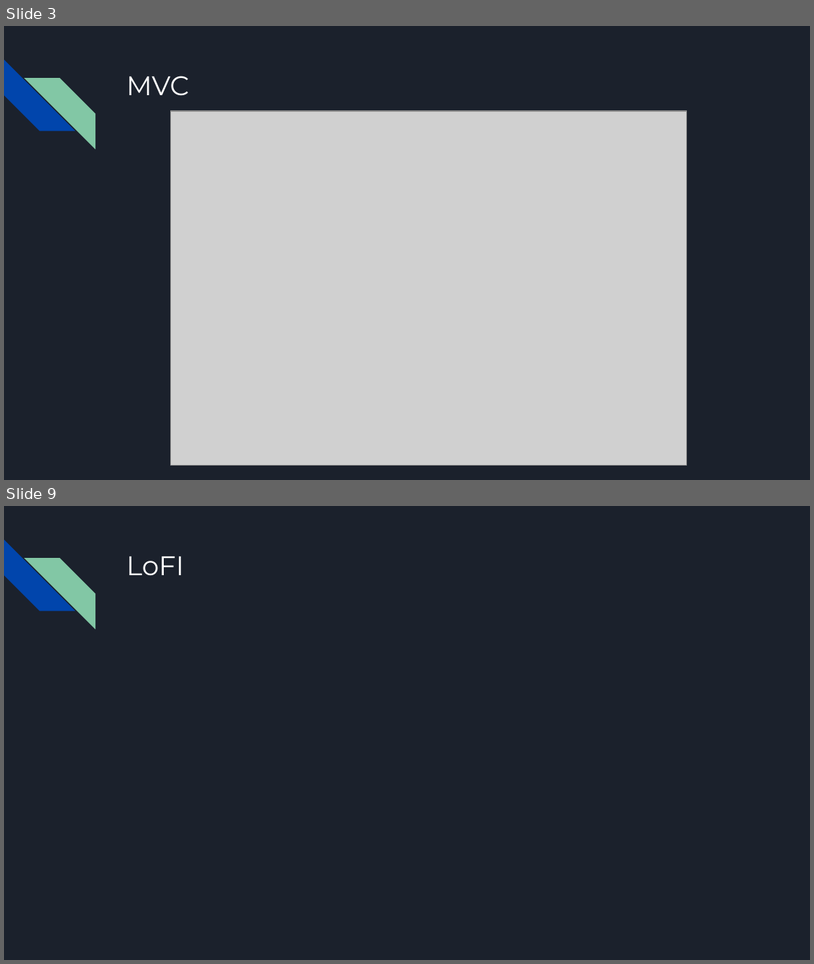
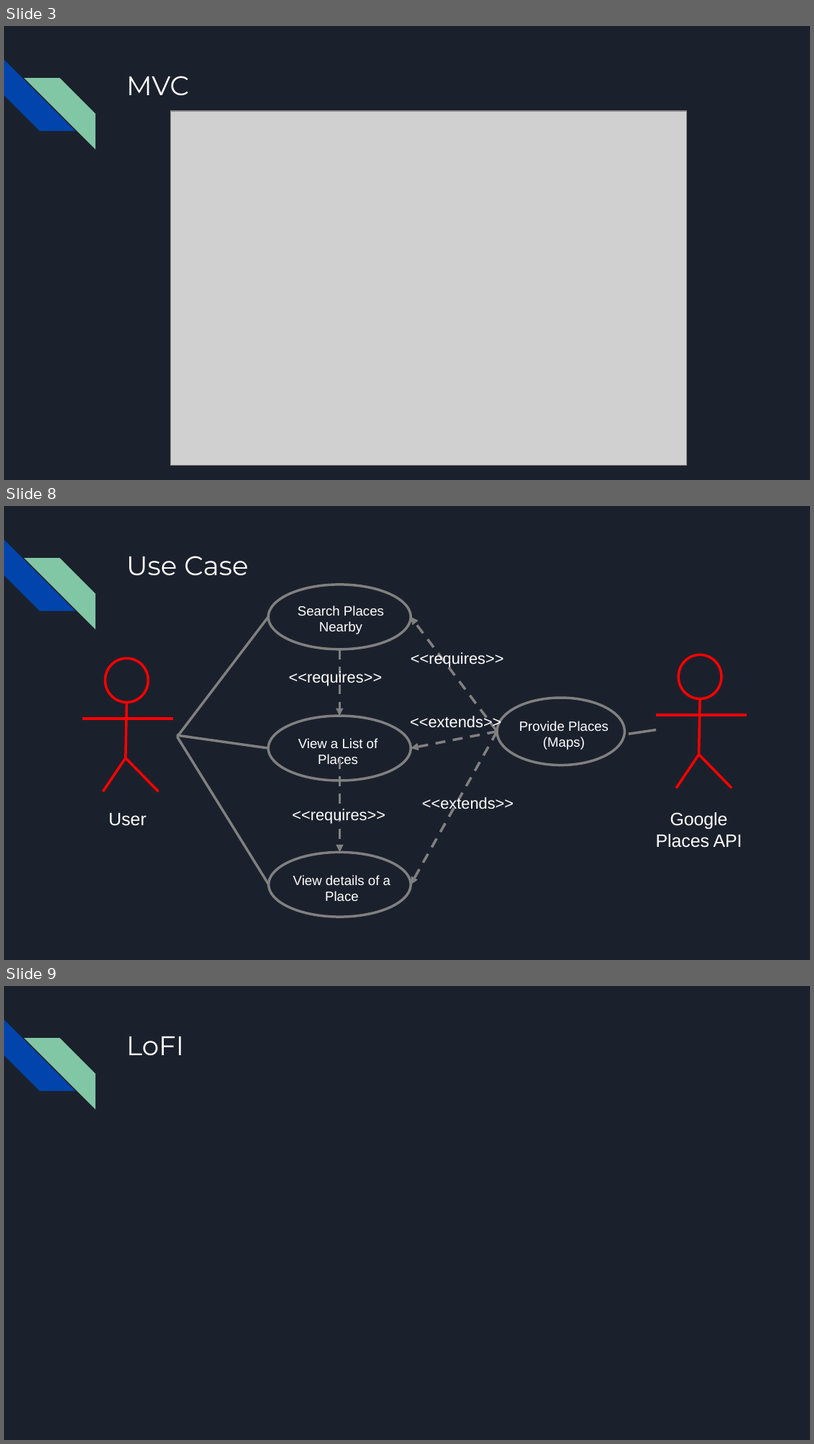
Before and after one commit to brianj-kim/ENSE-374-Project, a slide deck: Milestone#2 Reportouts/Milestone 2 report (WIP).pptx. Shown one above the other, each under a label of ours: slides 3 and 9 before the commit, slides 3, 8 and 9 after it; the slides between them are not shown. The pictures are 814x964 and 814x1444 pixels, drawn with LibreOffice and Linux fonts; fonts in the diff are those of the drawing; grey boxes stand for pictures. Boxes give left, top, right and bottom in pixels: in the first picture for what was removed or moved away, otherwise in the second. Text is boxed around its words. In the diff, an @@ line names an element or a change of style, - is before the commit and + after.

```diff
--- a/Milestone#2 Reportouts/Milestone 2 report (WIP).pptx
+++ b/Milestone#2 Reportouts/Milestone 2 report (WIP).pptx
@@ slide 8 added at bbox=[4, 506, 810, 960], background #1B212C; not listed: 2 template elements that a slide beside it also shows @@
@@ title added at bbox=[126, 556, 248, 576], 24 pt, text #FFFFFF @@
+Use Case
@@ ellipse added at bbox=[268, 584, 412, 649], outline #808080 2.25 pt @@
@@ text added at bbox=[298, 605, 384, 634], 12 pt, text #FFFFFF @@
+Search Places Nearby
@@ line added from (178, 736) to (268, 616), #808080 2.25 pt @@
@@ arrow added from (497, 731) to (412, 616), #808080 2.25 pt dashed @@
@@ arrow added from (340, 649) to (340, 716), #808080 2.25 pt dashed @@
@@ text added at bbox=[411, 652, 504, 667], 14 pt, text #FFFFFF @@
+<<requires>>
@@ text added at bbox=[289, 669, 383, 685], 14 pt, text #FFFFFF @@
+<<requires>>
@@ ellipse added at bbox=[497, 698, 625, 766], outline #808080 2.25 pt @@
@@ ellipse added at bbox=[268, 716, 412, 780], outline #808080 2.25 pt @@
@@ text added at bbox=[410, 715, 502, 731], 14 pt, text #FFFFFF @@
+<<extends>>
@@ text added at bbox=[520, 721, 609, 749], 12 pt, text #FFFFFF @@
+Provide Places
+(Maps)
@@ line added from (177, 735) to (268, 748), #808080 2.25 pt @@
@@ line added from (178, 736) to (268, 884), #808080 2.25 pt @@
@@ text added at bbox=[298, 738, 378, 767], 12 pt, text #FFFFFF @@
+View a List of Places
@@ arrow added from (497, 731) to (412, 748), #808080 2.25 pt dashed @@
@@ arrow added from (497, 731) to (412, 884), #808080 2.25 pt dashed @@
@@ line added from (629, 734) to (656, 729), #808080 2.25 pt @@
@@ group added at bbox=[82, 659, 173, 791]: 4 lines, 1 ellipse @@
@@ arrow added from (340, 759) to (340, 852), #808080 2.25 pt dashed @@
@@ group added at bbox=[656, 654, 747, 788]: 4 lines, 1 ellipse @@
@@ text added at bbox=[422, 796, 514, 812], 14 pt, text #FFFFFF @@
+<<extends>>
@@ text added at bbox=[108, 813, 146, 826], 16 pt, text #FFFFFF @@
+User
@@ text added at bbox=[292, 808, 386, 824], 14 pt, text #FFFFFF @@
+<<requires>>
@@ text added at bbox=[656, 812, 743, 847], 16 pt, text #FFFFFF @@
+Google Places API
@@ ellipse added at bbox=[268, 852, 410, 916], outline #808080 2.25 pt @@
@@ text added at bbox=[293, 875, 391, 901], 12 pt, text #FFFFFF @@
+View details of a Place
```
Also in this commit, not shown: 4 other slides added, 5 slides removed.
